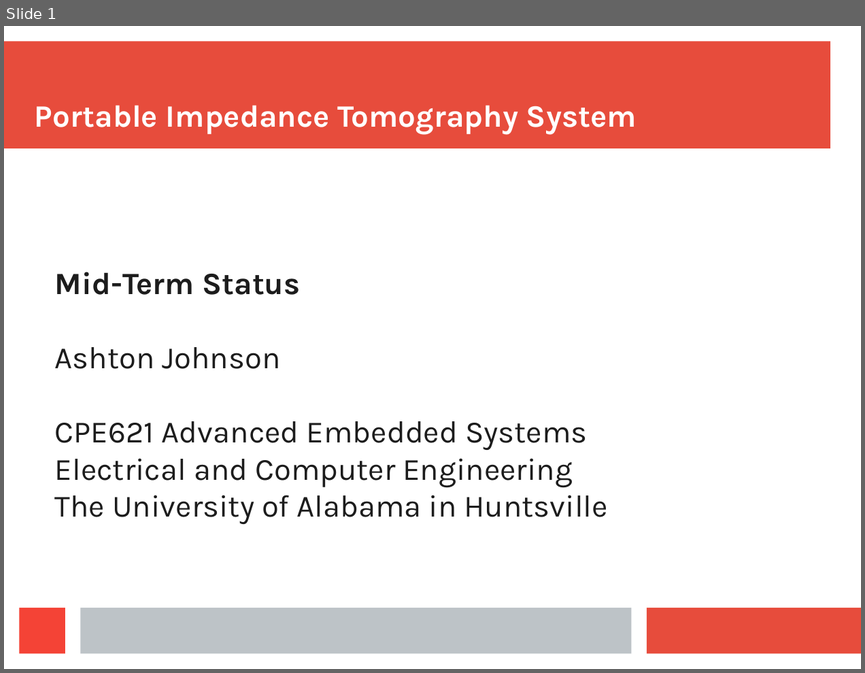
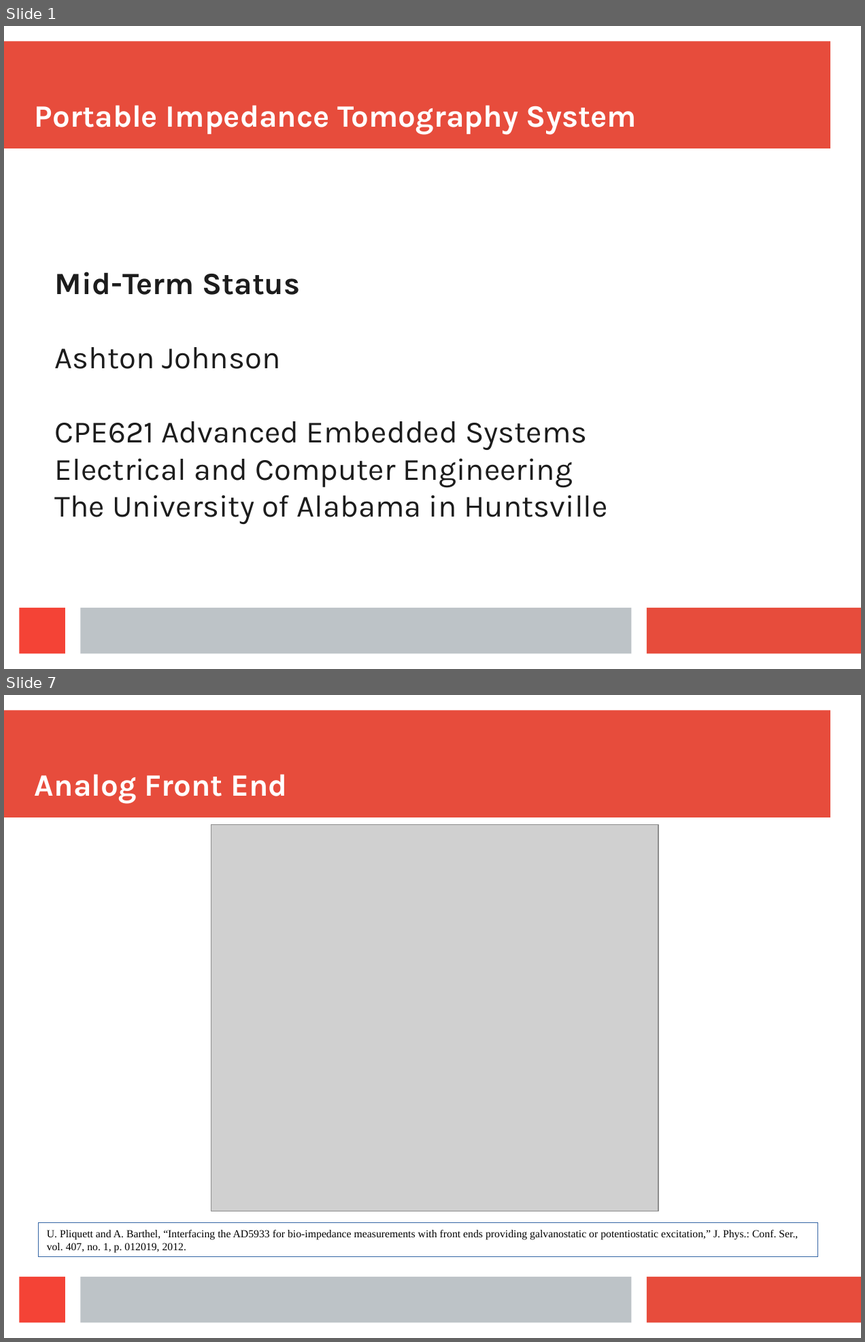
Before and after one commit to ashtonchase/portable_impedance_tomography, a slide deck: documentation/mid_term.odp. Shown one above the other, each under a label of ours: slide 1 before the commit, slides 1 and 7 after it; the slides between them are not shown. The pictures are 865x673 and 865x1342 pixels, drawn with LibreOffice and Linux fonts; fonts in the diff are those of the drawing; grey boxes stand for pictures. Boxes give left, top, right and bottom in pixels: in the first picture for what was removed or moved away, otherwise in the second. Text is boxed around its words. In the diff, an @@ line names an element or a change of style, - is before the commit and + after.

```diff
--- a/documentation/mid_term.odp
+++ b/documentation/mid_term.odp
@@ slide 7 added at <box>4,695,861,1338</box>, background #FFFFFF; not listed: 4 template elements that a slide beside it also shows @@
@@ title added at <box>35,774,287,803</box>, 26.1 pt, text #FFFFFF, bold @@
+Analog Front End
@@ picture added at <box>211,824,659,1211</box> @@
@@ rectangle added at <box>38,1222,818,1256</box>, fill #FFFFFF, outline #3465A4 0 pt, 9 pt, text #000000 @@
+U. Pliquett and A. Barthel, “Interfacing the AD5933 for bio-impedance measurements with front ends providing galvanostatic or potentiostatic excitation,” J. Phys.: Conf. Ser., vol. 407, no. 1, p. 012019, 2012.
```
Also in this commit, not shown: 4 slides changed, 6 other slides added, 1 slide removed, 11 other files.
